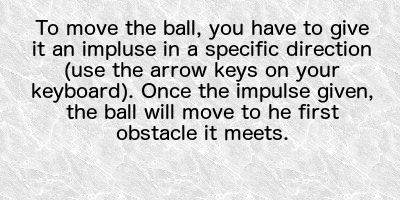
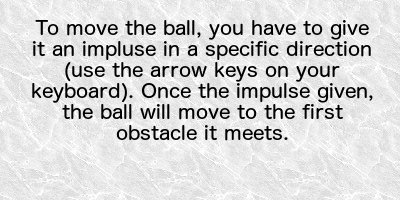
Before/after of a w=400, h=200 layered artwork. What changed in the layer stack:
painted on "To move the ball, you have to ..." over left=62, top=104, right=343, bottom=120
